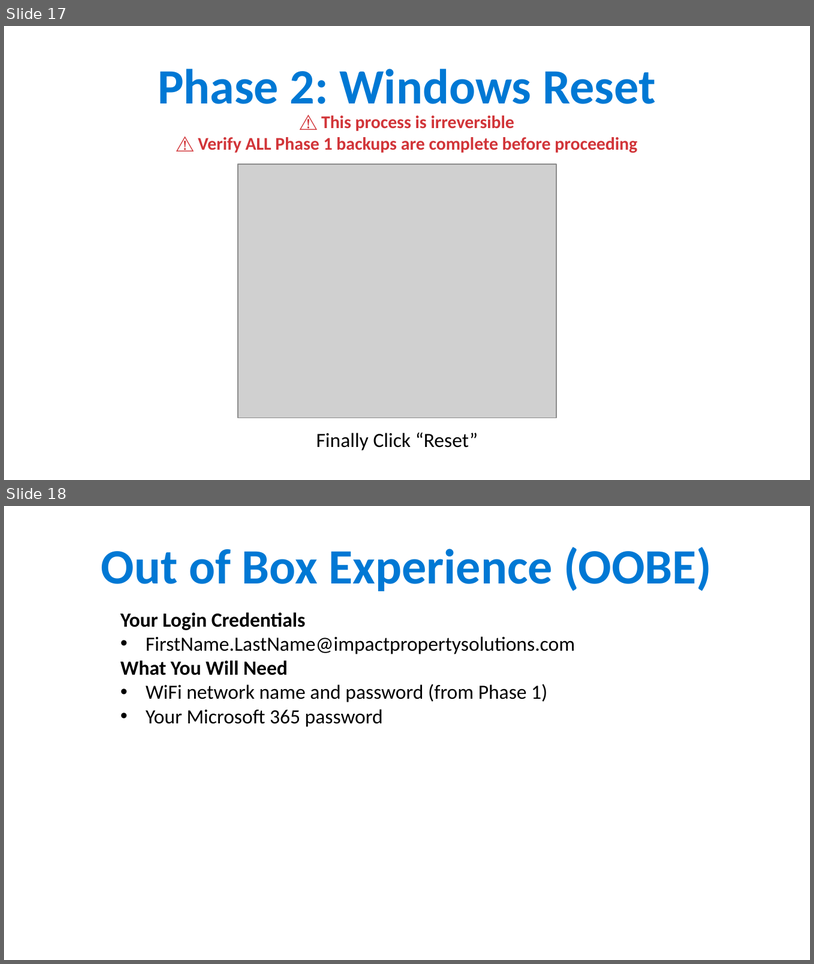
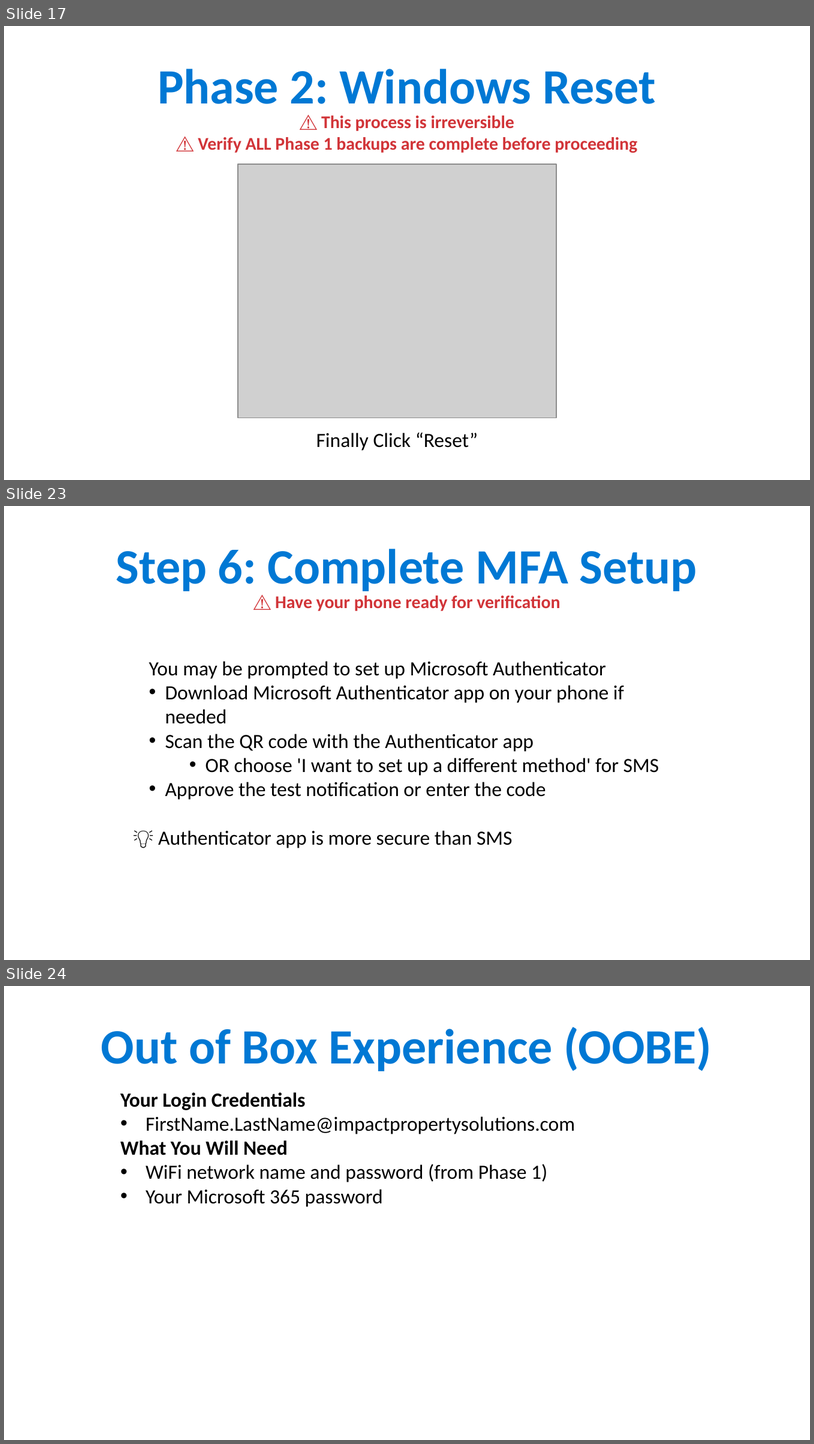
Before and after one commit to ipsghonline/tmp, a slide deck: presentation/Phase1-Backup-Guide.pptx. Shown one above the other, each under a label of ours: slides 17 and 18 before the commit, slides 17, 23 and 24 after it; the slides between them are not shown. The pictures are 814x964 and 814x1444 pixels, drawn with LibreOffice and Linux fonts; fonts in the diff are those of the drawing; grey boxes stand for pictures. Boxes give left, top, right and bottom in pixels: in the first picture for what was removed or moved away, otherwise in the second. Text is boxed around its words. In the diff, an @@ line names an element or a change of style, - is before the commit and + after.

```diff
--- a/presentation/Phase1-Backup-Guide.pptx
+++ b/presentation/Phase1-Backup-Guide.pptx
@@ slide 23 added at bbox=[4, 506, 810, 960], background #FFFFFF @@
@@ text added at bbox=[116, 549, 697, 591], 44 pt, text #0078D4, bold @@
+Step 6: Complete MFA Setup
@@ text added at bbox=[275, 595, 560, 611], 16 pt, text #D13438, bold @@
+⚠️ Have your phone ready for verification
@@ text added at bbox=[149, 661, 660, 848], 18 pt, text #000000 @@
+You may be prompted to set up Microsoft Authenticator
+• Download Microsoft Authenticator app on your phone if needed
+• Scan the QR code with the Authenticator app
+  • OR choose 'I want to set up a different method' for SMS
+• Approve the test notification or enter the code
+💡 Authenticator app is more secure than SMS
@@ what was slide 18 is now slide 24 @@
```
Also in this commit, not shown: 6 other slides added.
